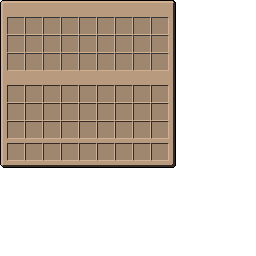
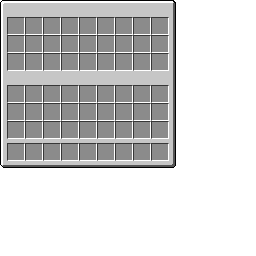
Layered file, before and after one edit (w=256, h=256). Changes by layer:
painted on "Hintergrund" over [1, 1, 175, 167]
